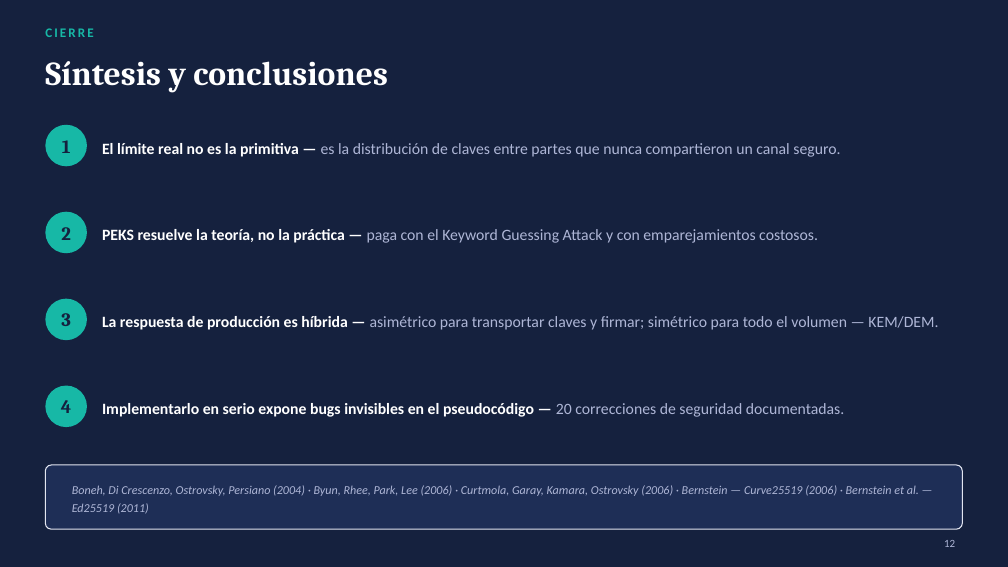
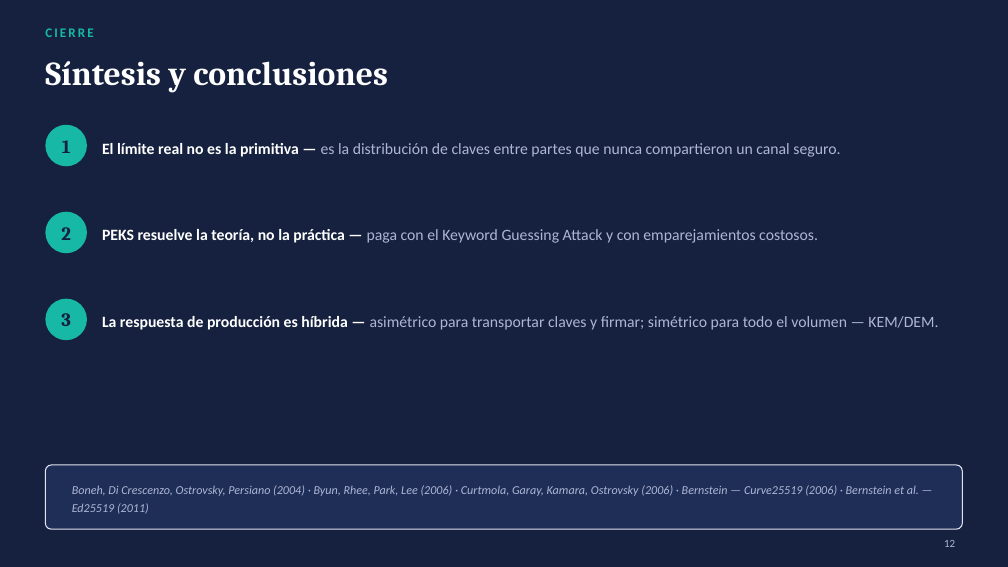
Before and after one commit to hernan2292/resumenes-maestria-en-ciberdefensa, a slide deck: slide 10 of Criptografia Avanzada/sse_cifrado_asimetrico.pptx (slide 12 before the commit). Drawn at 1008x567 pixels with LibreOffice and Linux fonts; fonts in the diff are those of the drawing. Boxes give left, top, right and bottom in pixels: in the first picture for what was removed or moved away, otherwise in the second. Text is boxed around its words. In the diff, an @@ line names an element or a change of style, - is before the commit and + after.

```diff
--- a/Criptografia Avanzada/sse_cifrado_asimetrico.pptx
+++ b/Criptografia Avanzada/sse_cifrado_asimetrico.pptx
@@ ellipse removed at [45, 386, 87, 427] @@
@@ text removed at [61, 400, 71, 413] @@
-4
@@ text removed at [102, 403, 845, 417] @@
-Implementarlo en serio expone bugs invisibles en el pseudocódigo — 20 correcciones de seguridad documentadas.
```
Also in this commit, not shown: 2 other slides changed, 2 slides removed, 2 other files.
